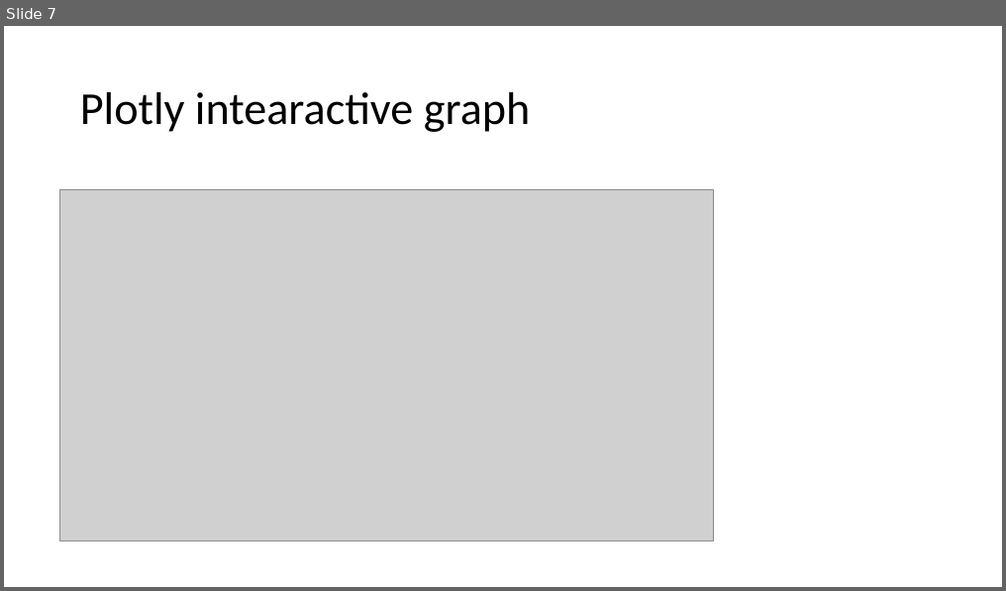
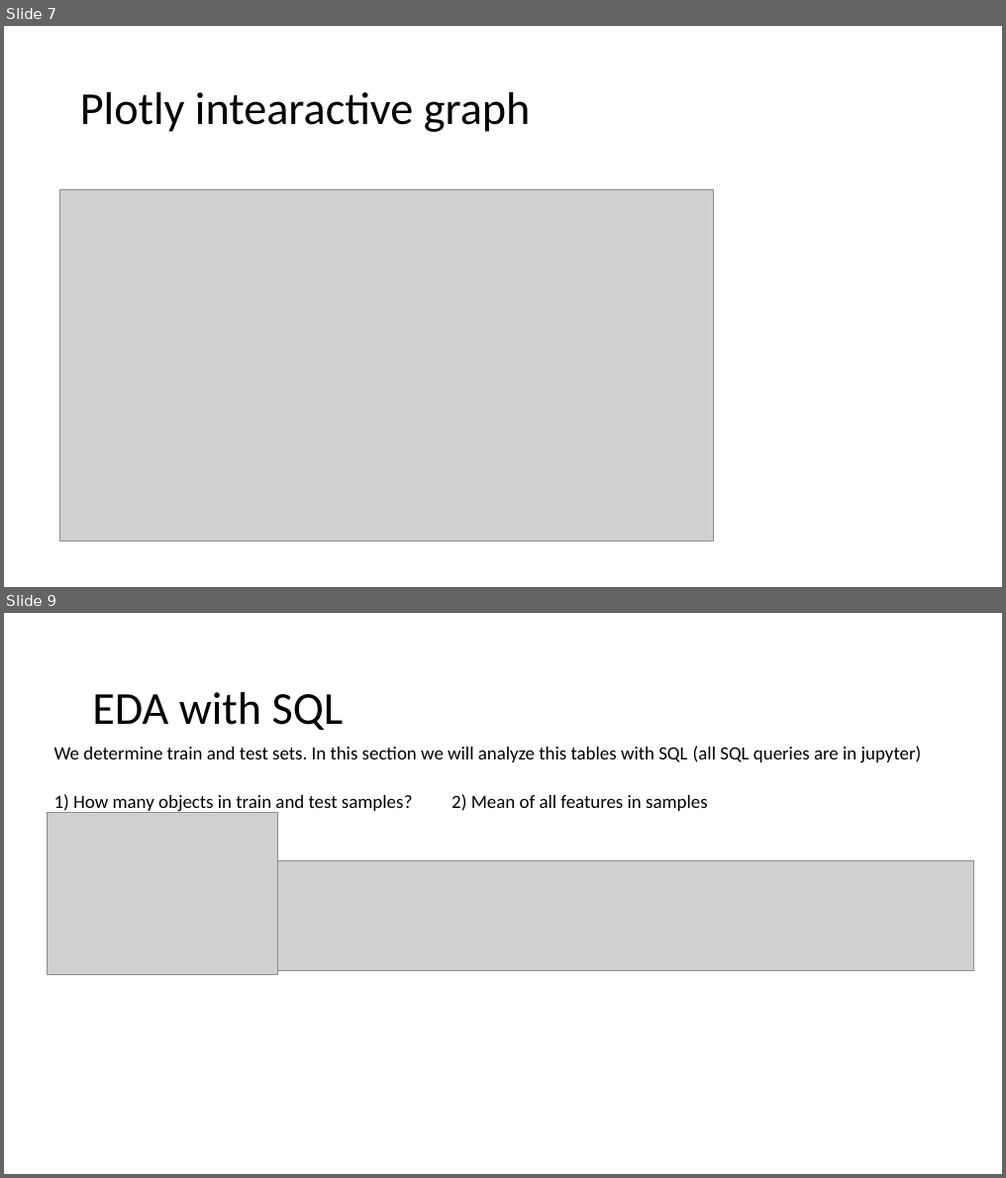
Before and after one commit to goshasty/rumor_analyze, a slide deck: Report.pptx. Shown one above the other, each under a label of ours: slide 7 before the commit, slides 7 and 9 after it; the slides between them are not shown. The pictures are 1006x591 and 1006x1178 pixels, drawn with LibreOffice and Linux fonts; fonts in the diff are those of the drawing; grey boxes stand for pictures. Boxes give left, top, right and bottom in pixels: in the first picture for what was removed or moved away, otherwise in the second. Text is boxed around its words. In the diff, an @@ line names an element or a change of style, - is before the commit and + after.

```diff
--- a/Report.pptx
+++ b/Report.pptx
@@ slide 9 added at (4, 613, 1002, 1174), background #FFFFFF @@
@@ text added at (92, 692, 344, 730), 44 pt, text #000000 @@
+EDA with SQL
@@ text added at (54, 746, 922, 762), 18 pt, text #000000 @@
+We determine train and test sets. In this section we will analyze this tables with SQL (all SQL queries are in jupyter)
@@ picture added at (47, 813, 277, 975) @@
@@ text added at (54, 794, 413, 814), 18 pt, text #000000 @@
+1) How many objects in train and test samples?
@@ text added at (451, 794, 708, 811), 18 pt, text #000000 @@
+2) Mean of all features in samples
@@ picture added at (278, 861, 973, 971) @@
```
Also in this commit, not shown: 2 slides changed, 1 other slide added, 1 slide removed.
